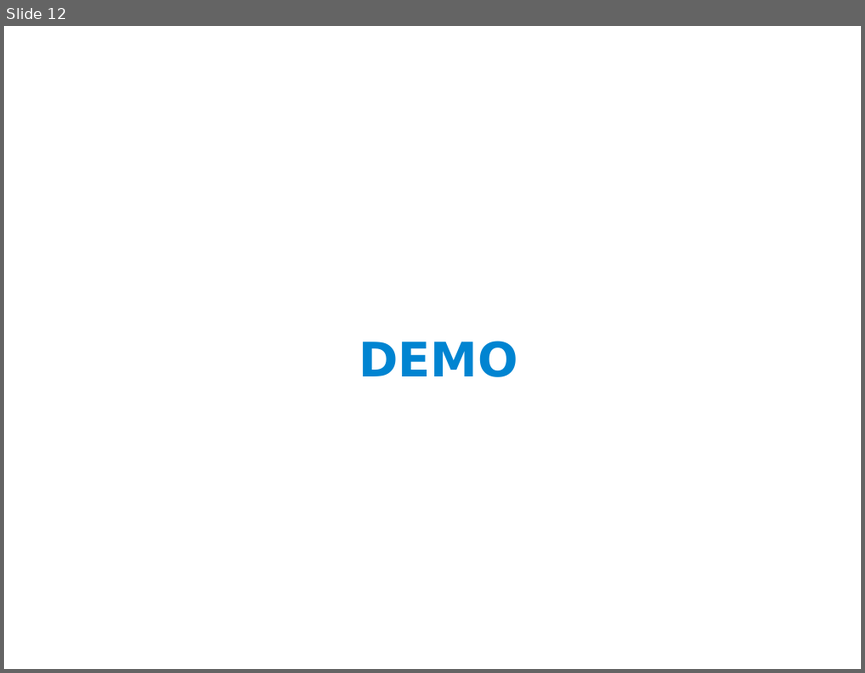
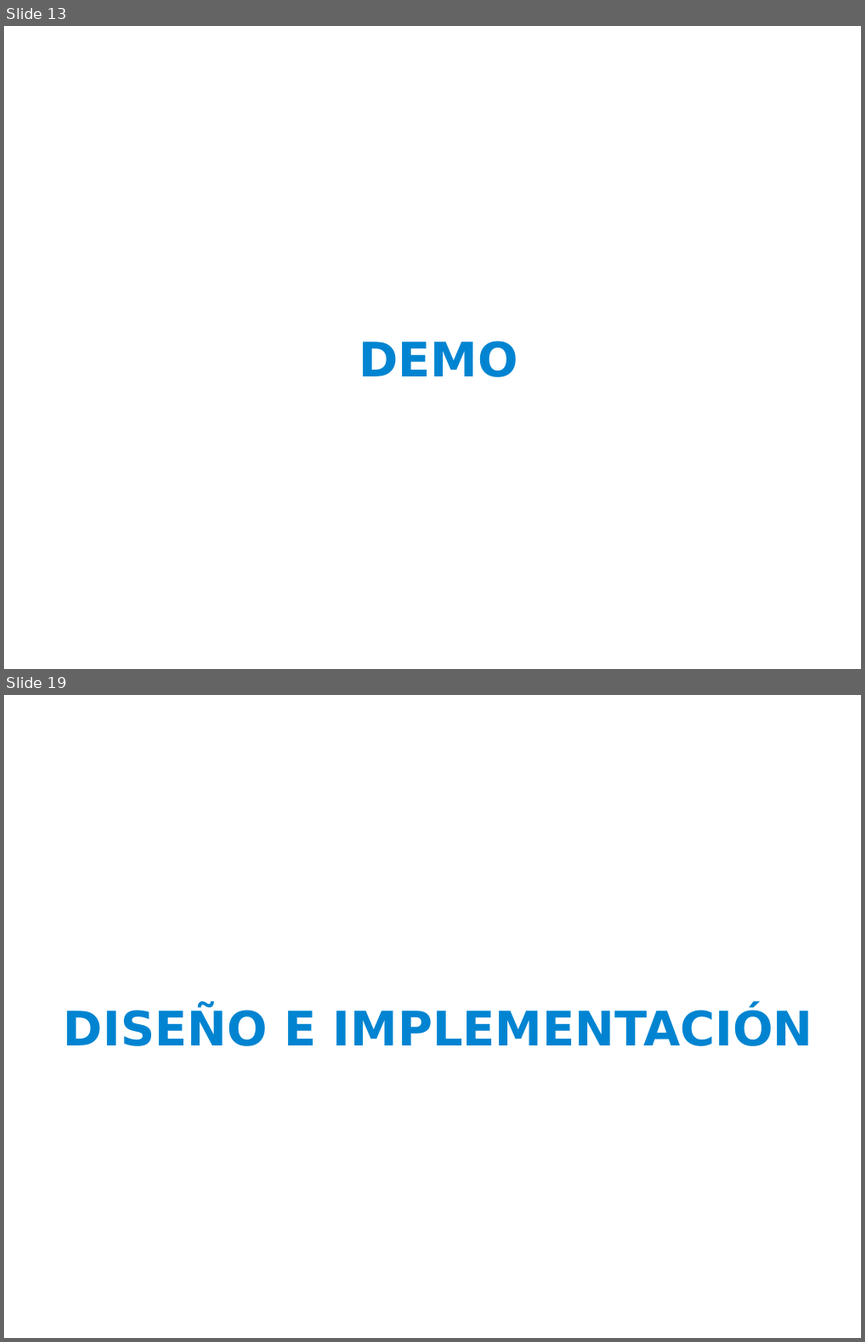
Before and after one commit to ernesto-g/tpfinalcese, a slide deck: presentacion/presentacion_v1.odp. Shown one above the other, each under a label of ours: slide 12 before the commit, slides 13 and 19 after it; the slides between them are not shown. The pictures are 865x673 and 865x1342 pixels, drawn with LibreOffice and Linux fonts; fonts in the diff are those of the drawing; background and template pictures are left out. Boxes give left, top, right and bottom in pixels: in the first picture for what was removed or moved away, otherwise in the second. Text is boxed around its words. In the diff, an @@ line names an element or a change of style, - is before the commit and + after.

```diff
--- a/presentacion/presentacion_v1.odp
+++ b/presentacion/presentacion_v1.odp
@@ slide 19 added at (4,695,861,1338), background picture (left out) @@
@@ title added at (64,1007,812,1046), 44 pt, text #0084D1, bold @@
+DISEÑO E IMPLEMENTACIÓN
@@ what was slide 12 is now slide 13 @@
```
Also in this commit, not shown: 6 slides changed, 6 other slides added, 4 slides removed.
